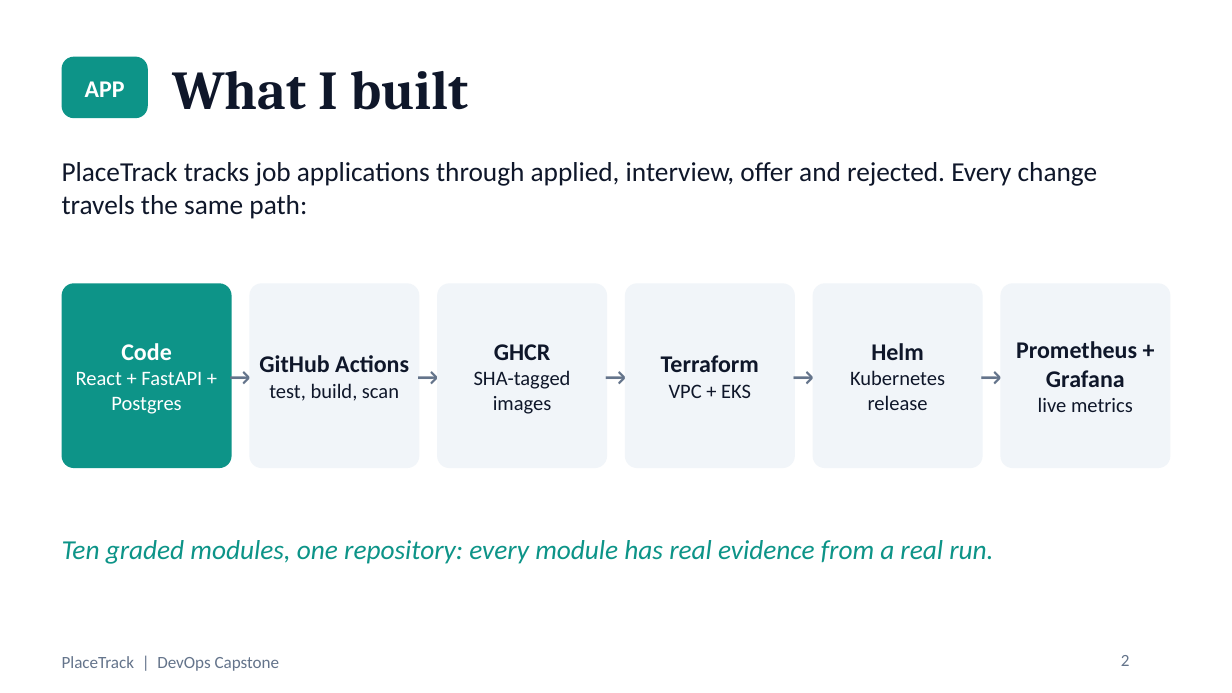
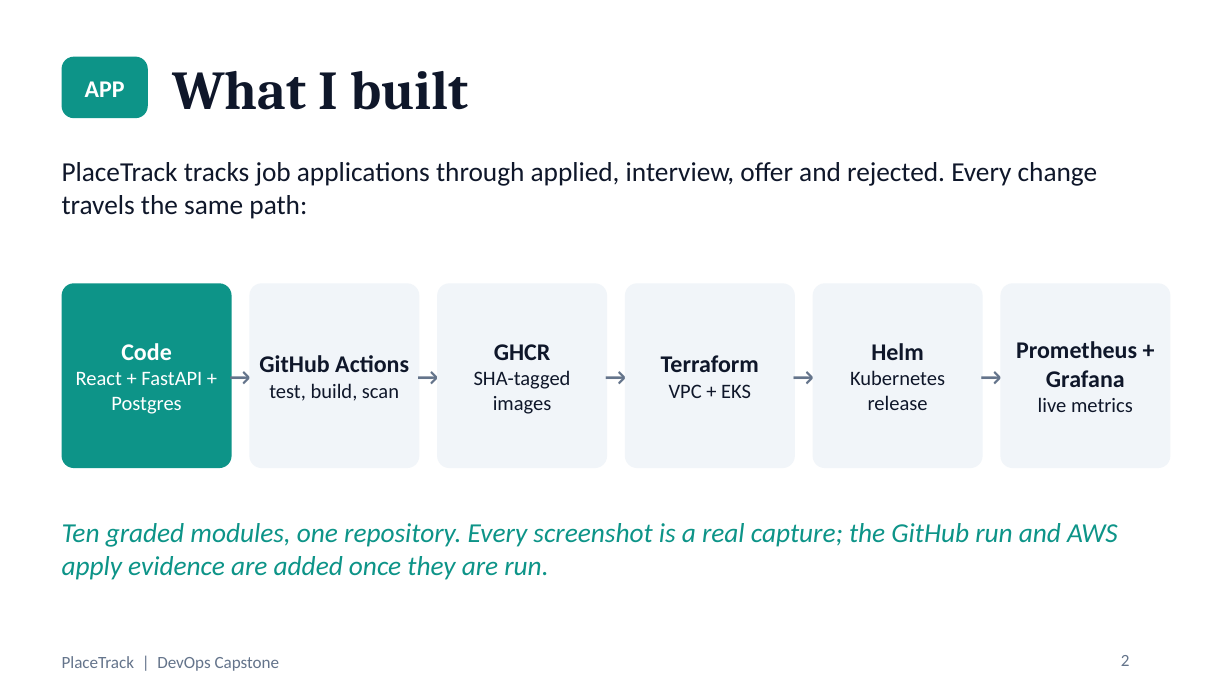
Before and after one commit to Raghavendra1729-cell/placetrack-devops-capstone, a slide deck: slide 2 of docs/PlaceTrack-Capstone.pptx. Drawn at 1232x693 pixels with LibreOffice and Linux fonts; fonts in the diff are those of the drawing. Boxes give left, top, right and bottom in pixels: in the first picture for what was removed or moved away, otherwise in the second. Text is boxed around its words. In the diff, an @@ line names an element or a change of style, - is before the commit and + after.

Commit message:
Retake the git log screenshot and correct the deck text

```diff
--- a/docs/PlaceTrack-Capstone.pptx
+++ b/docs/PlaceTrack-Capstone.pptx
@@ text at (62, 523, 1118, 580): text changed @@
-Ten graded modules, one repository: every module has real evidence from a real run.
+Ten graded modules, one repository. Every screenshot is a real capture; the GitHub run and AWS apply evidence are added once they are run.
```
Also in this commit, not shown: 4 other slides changed, 2 other files.
